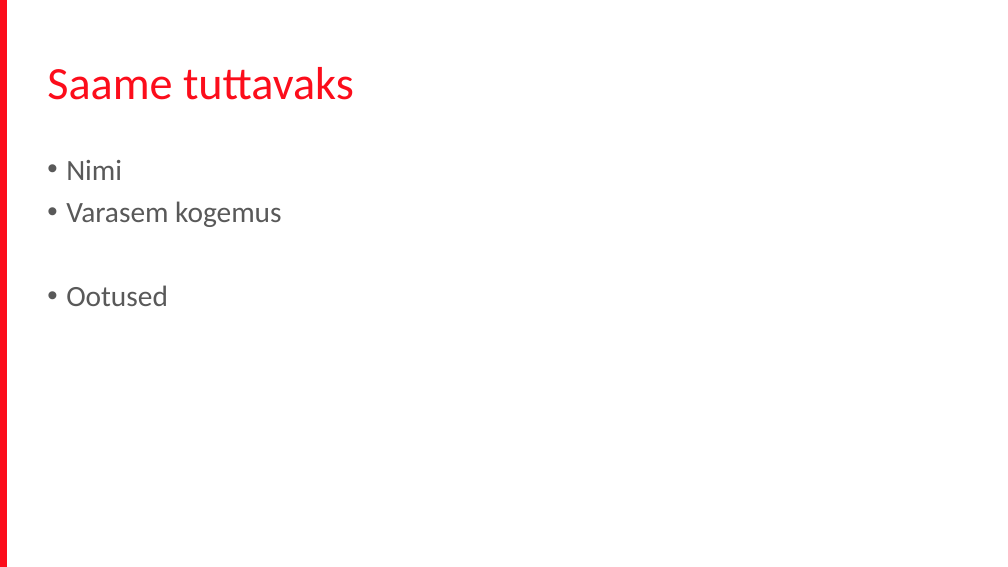
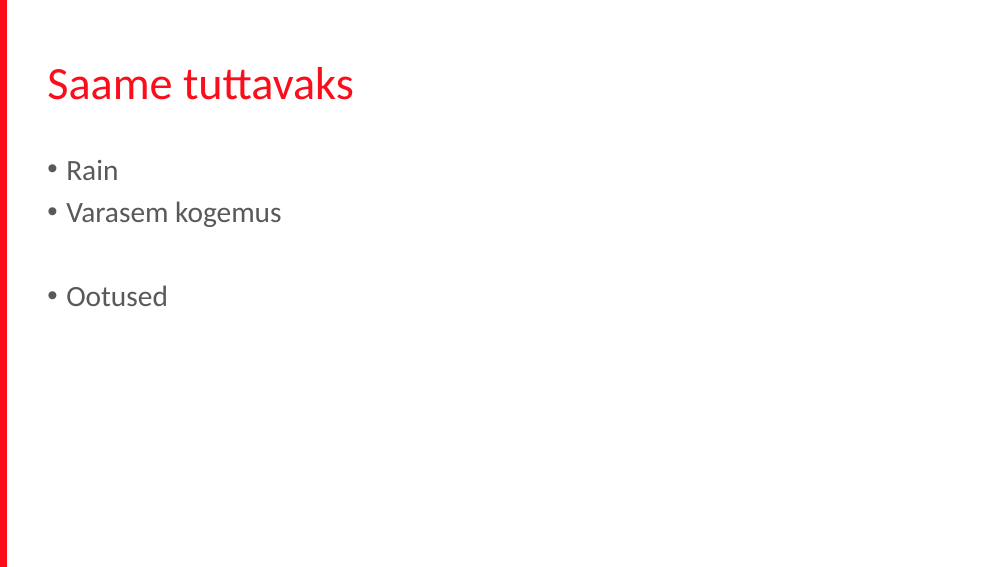
Before and after one commit to terjevolke/FrontEnd201704, a slide deck: slide 6 of Front_end_koolitus.pptx. Drawn at 1008x567 pixels with LibreOffice and Linux fonts; fonts in the diff are those of the drawing; background and template pictures are left out. Boxes give left, top, right and bottom in pixels: in the first picture for what was removed or moved away, otherwise in the second. Text is boxed around its words. In the diff, an @@ line names an element or a change of style, - is before the commit and + after.

```diff
--- a/Front_end_koolitus.pptx
+++ b/Front_end_koolitus.pptx
@@ text at [66,160,118,180]: text changed @@
-• Nimi
+• Rain
```
Also in this commit, not shown: 2 other slides changed, 3 slides added.
